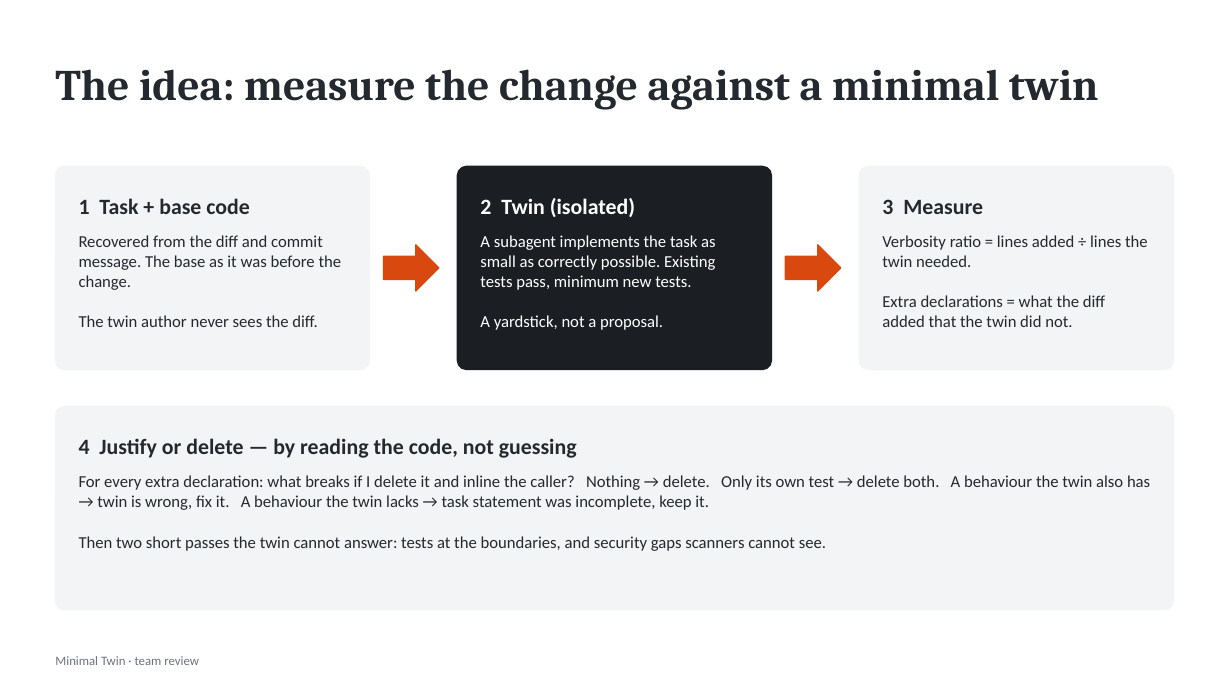
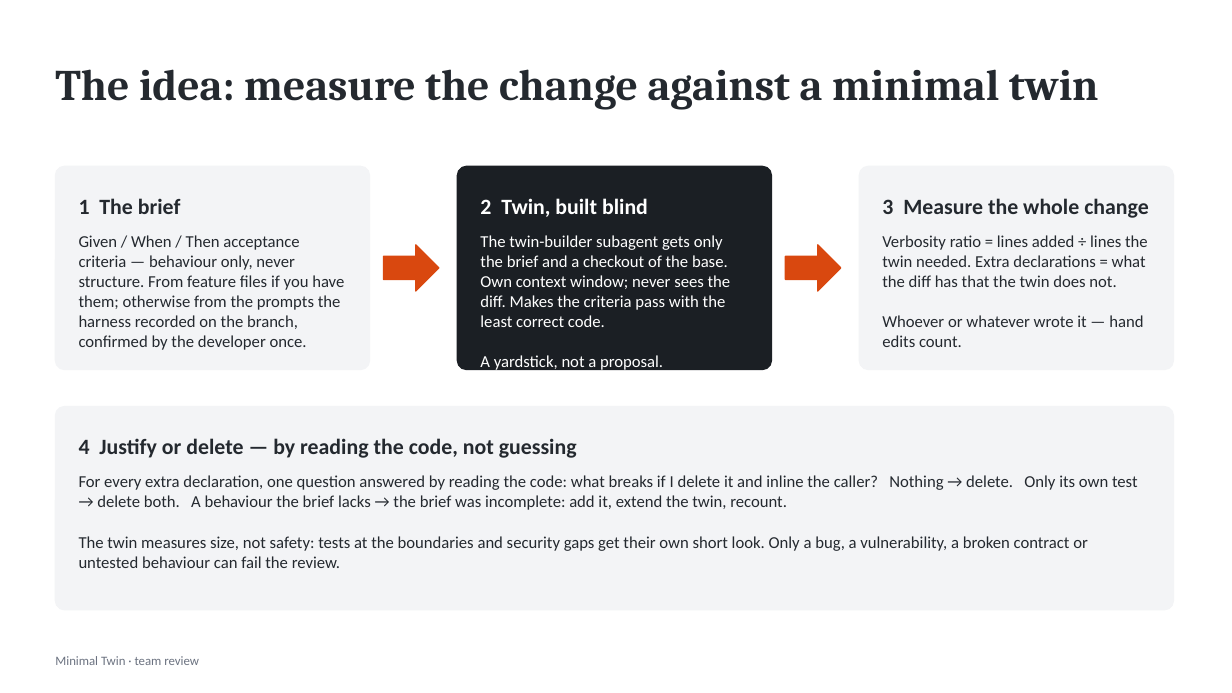
Before and after one commit to fork-demon/code-quality, a slide deck: slide 4 of demo/minimal-twin.pptx. Drawn at 1232x693 pixels with LibreOffice and Linux fonts; fonts in the diff are those of the drawing. Boxes give left, top, right and bottom in pixels: in the first picture for what was removed or moved away, otherwise in the second. Text is boxed around its words. In the diff, an @@ line names an element or a change of style, - is before the commit and + after.

```diff
--- a/demo/minimal-twin.pptx
+++ b/demo/minimal-twin.pptx
@@ text at (79, 198, 181, 214): text changed @@
-1 Task + base code
+1 The brief
@@ text at (480, 198, 648, 217): text changed @@
-2 Twin (isolated)
+2 Twin, built blind
@@ text at (882, 198, 1148, 218): text changed @@
-3 Measure
+3 Measure the whole change
@@ text at (79, 235, 344, 350): text changed @@
-Recovered from the diff and commit message. The base as it was before the change.
-The twin author never sees the diff.
+Given / When / Then acceptance criteria — behaviour only, never structure. From feature files if you have them; otherwise from the prompts the harness recorded on the branch, confirmed by the developer once.
@@ text at (480, 235, 731, 327): text changed @@
-A subagent implements the task as small as correctly possible. Existing tests pass, minimum new tests.
+The twin-builder subagent gets only the brief and a checkout of the base. Own context window; never sees the diff. Makes the criteria pass with the least correct code.
@@ text at (882, 235, 1148, 347): text changed @@
-Verbosity ratio = lines added ÷ lines the twin needed.
-Extra declarations = what the diff added that the twin did not.
+Verbosity ratio = lines added ÷ lines the twin needed. Extra declarations = what the diff has that the twin does not.
+Whoever or whatever wrote it — hand edits count.
@@ text at (79, 475, 1138, 568): text changed @@
-For every extra declaration: what breaks if I delete it and inline the caller? Nothing → delete. Only its own test → delete both. A behaviour the twin also has → twin is wrong, fix it. A behaviour the twin lacks → task statement was incomplete, keep it.
-Then two short passes the twin cannot answer: tests at the boundaries, and security gaps scanners cannot see.
+For every extra declaration, one question answered by reading the code: what breaks if I delete it and inline the caller? Nothing → delete. Only its own test → delete both. A behaviour the brief lacks → the brief was incomplete: add it, extend the twin, recount.
+The twin measures size, not safety: tests at the boundaries and security gaps get their own short look. Only a bug, a vulnerability, a broken contract or untested behaviour can fail the review.
```
Also in this commit, not shown: 4 other slides changed, 1 slide removed.
